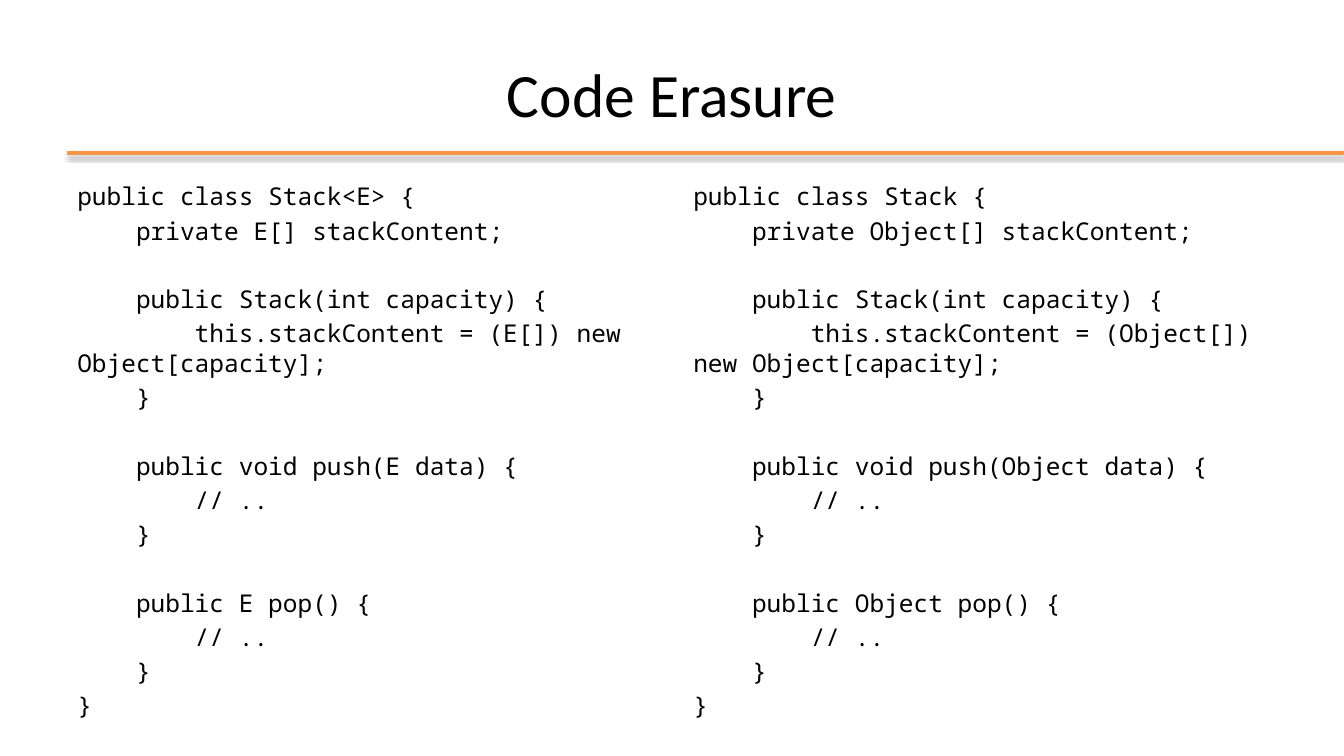
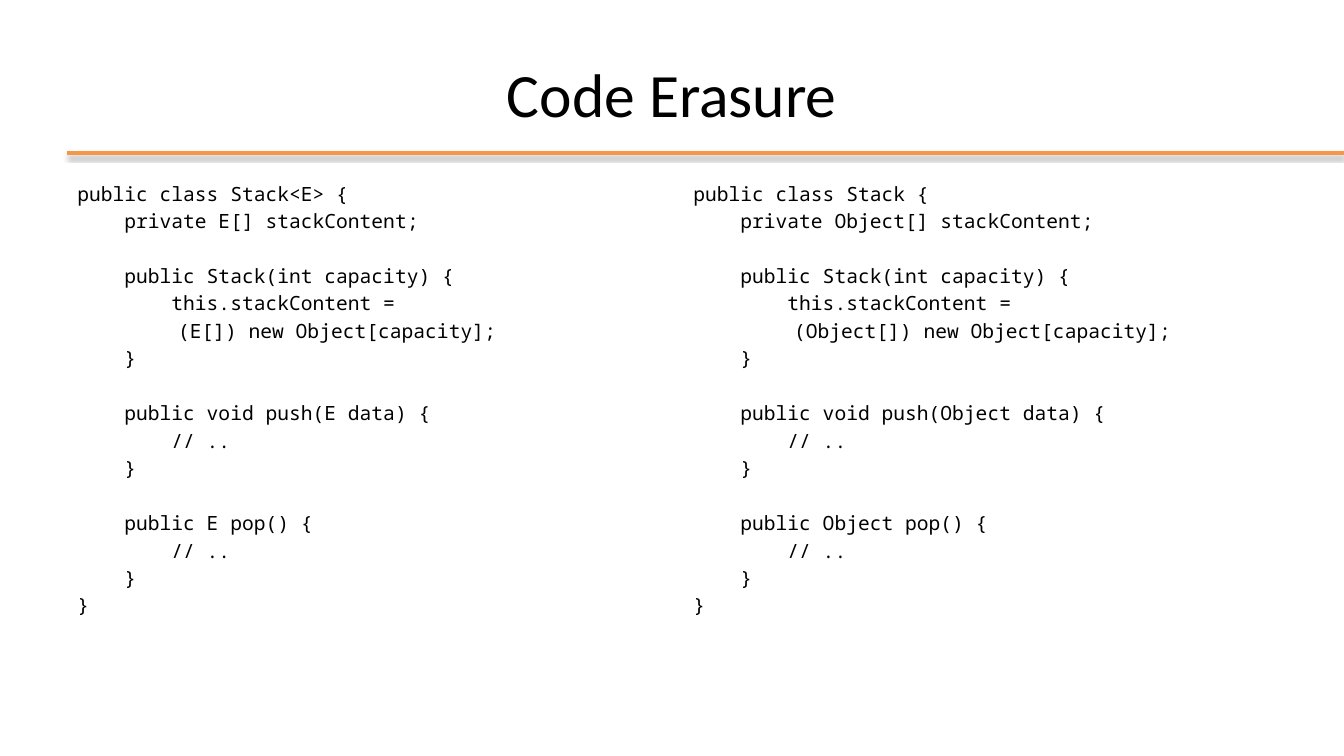
Before and after one commit to plctechnician/ooprogramming, a slide deck: slide 17 of java/slides/ppt/05 - Java Generic Data Structures.pptx (slide 23 before the commit). Drawn at 1344x756 pixels with LibreOffice and Linux fonts; fonts in the diff are those of the drawing; background and template pictures are left out. Boxes give left, top, right and bottom in pixels: in the first picture for what was removed or moved away, otherwise in the second. Text is boxed around its words. In the diff, an @@ line names an element or a change of style, - is before the commit and + after.

```diff
--- a/java/slides/ppt/05 - Java Generic Data Structures.pptx
+++ b/java/slides/ppt/05 - Java Generic Data Structures.pptx
@@ text at [77,186,430,535]: size 17.5 to 14 pt in "public class Stack<E> {", "private E[] stackContent;", "public Stack(int capacity) {", "}" and 7 more places @@
@@ text at [693,186,1093,535]: size 17.5 to 14 pt in "public class Stack {", "private Object[] stackContent;", "public Stack(int capacity) {", "}" and 7 more places @@
@@ text at [171,295,496,343]: text changed; size 17.5 to 14 pt @@
-this.stackContent = (E[]) new Object[capacity];
+this.stackContent =
+(E[]) new Object[capacity];
@@ text at [787,295,1171,343]: text changed; size 17.5 to 14 pt @@
-this.stackContent = (Object[]) new Object[capacity];
+this.stackContent =
+(Object[]) new Object[capacity];
```
Also in this commit, not shown: 13 other slides changed, 2 slides added, 10 slides removed.
